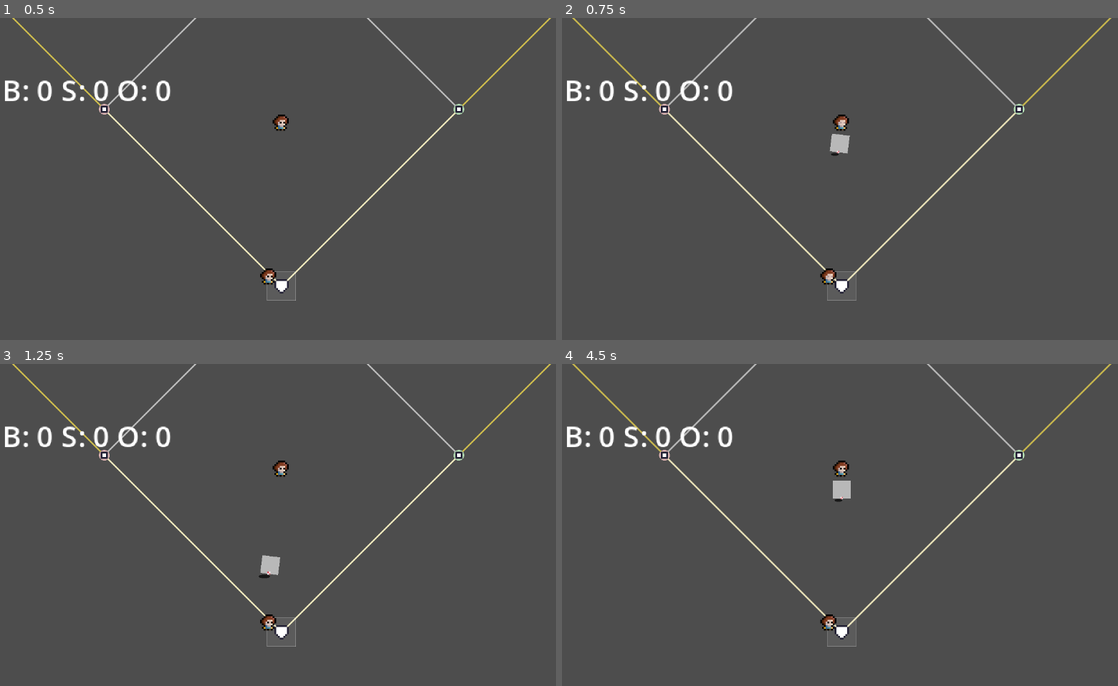
Above: before the commit, frames 1-4 (two rows, left to right).
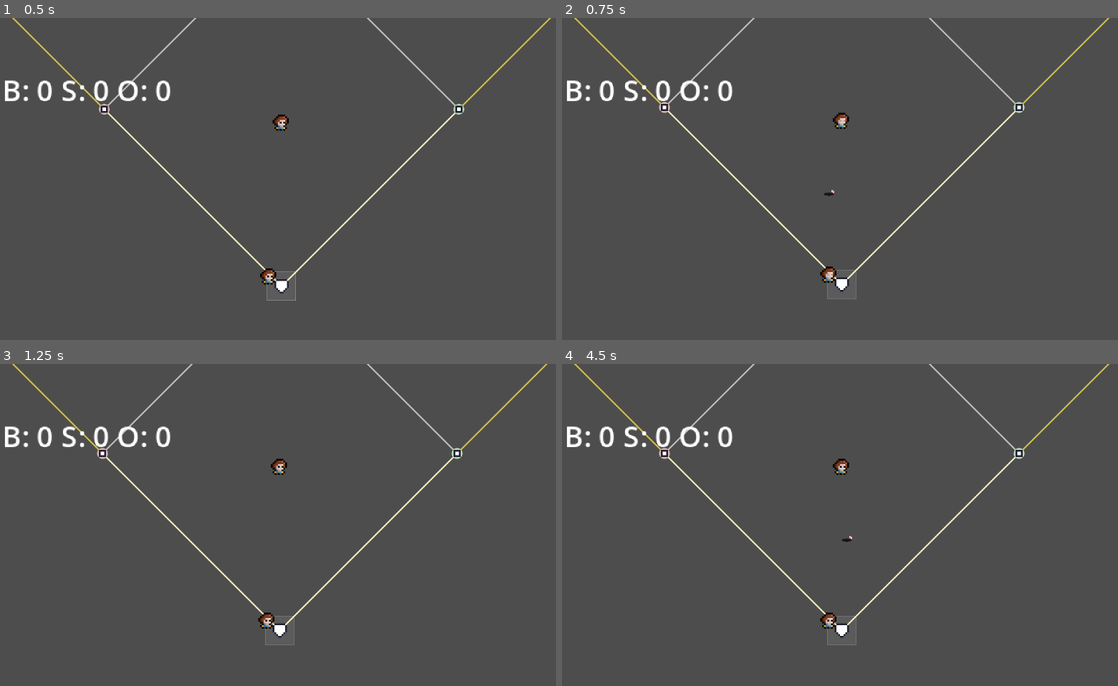
Above: after the commit, the same moments.

Repository: LunchBoxValley/base_quest
Game: Godot game, scene res://scenes/main/main.tscn
The game is run twice, just before and just after one commit, with the same random seed, the same clock (stepped at 60 frames per second) and the same inputs.
Inputs:
- Up to frame 1 (0.5 s): no input
- Up to frame 2 (0.75 s): tap Enter (pitch) at 0.5, 0.6 s
- Up to frame 3 (1.25 s): no input
- Up to frame 4 (4.5 s): tap Enter (pitch) at 1.35, 2.3, 3.05, 3.6, 4.25, 4.35 s; tap X (swing) at 2.1 s; tap Keypad Enter at 2.85 s; tap Space at 3.5 s

Frame 1 is identical in both runs. In frame 2, 2.2% of the frame differs, in the area x 1-99%, y 0-88%; in frame 3, 1.5%; in frame 4, 2.2%.

Commit message:
update 13
updated hits

Diff:
--- a/entities/batter/batter.gd
+++ b/entities/batter/batter.gd
@@ -41,6 +41,7 @@
 @export var non_foul_side_scale: float = 0.55
 @export var min_upward_for_fair: float = 0.25
 
+@export var outfield_min_travel_px: float = 220.0  # threshold to treat liner/fly as outfield
 @export var bat_offset: Vector2 = Vector2(0, -2)
 
 @onready var sprite: AnimatedSprite2D = $Sprite
@@ -148,13 +149,46 @@
 
 	ball.max_travel = max(ball.max_travel, travel)
 
-	# Camera juice + FOLLOW BALL
+	# Camera follow
 	var cam := get_tree().get_first_node_in_group("game_camera")
 	if cam:
 		if cam.has_method("kick"):
 			cam.kick(2.0, 0.12)
 		if cam.has_method("follow_target"):
-			cam.follow_target(ball, true)   # <— snap to ball and follow until out_of_play
+			cam.follow_target(ball, true)
+
+	# —— Conditional JUICE ——
+	var is_hr = (profile.label == "blast")
+	var is_outfield = (not force_foul) and (
+		profile.label == "blast" or profile.label == "fly" or
+		(profile.label == "liner" and travel >= outfield_min_travel_px)
+	)
+
+	if is_hr and cam:
+		# HR: tiny shake first, then hitstop + trail + subtle pan-out
+		_set_ball_trail(ball, false)  # will enable after shake
+		var tmr := Timer.new()
+		tmr.one_shot = true
+		tmr.wait_time = 0.12
+		tmr.ignore_time_scale = true
+		add_child(tmr)
+		tmr.timeout.connect(func():
+			_set_ball_trail(ball, true)
+			if cam.has_method("hitstop"):
+				cam.hitstop(0.07)
+			if cam.has_method("hr_pan_out_and_back"):
+				cam.hr_pan_out_and_back(0.95, 0.25, 0.18)
+			tmr.queue_free()
+		)
+		tmr.start()
+	elif is_outfield and cam:
+		# Outfield (non-HR): quick hitstop + trail
+		_set_ball_trail(ball, true)
+		if cam.has_method("hitstop"):
+			cam.hitstop(0.05)
+	else:
+		# Infield / foul / grounder: no hitstop, no trail
+		_set_ball_trail(ball, false)
 
 	hit.emit()
 
@@ -162,6 +196,15 @@
 	var judge := get_tree().get_first_node_in_group("field_judge")
 	if judge and judge.has_method("track_batted_ball"):
 		judge.track_batted_ball(ball)
+
+func _set_ball_trail(ball: Node, on: bool) -> void:
+	if ball == null:
+		return
+	var trail := ball.get_node_or_null("Trail")
+	if trail and (trail is Line2D):
+		(trail as Line2D).visible = on
+		if not on:
+			(trail as Line2D).clear_points()
 
 func _get_method_argc(obj: Object, name: String) -> int:
 	var list := obj.get_method_list()
--- a/entities/pitcher/pitcher.gd
+++ b/entities/pitcher/pitcher.gd
@@ -22,6 +22,9 @@
 # ---------- Camera juice ----------
 @export var charge_zoom_in_mul: float = 1.20   # ≥1.0 zooms IN (20% closer)
 @export var zoom_snap_time: float = 0.10
+
+# ---------- Trail on fast pitch ----------
+@export var fast_pitch_trail_threshold: float = 0.85  # fraction of full charge to show trail
 
 # ---------- Internal state ----------
 var _hand: Node2D
@@ -81,7 +84,6 @@
 	if _cam:
 		_cam_zoom_base = _cam.zoom
 		if _cam.has_method("begin_charge_focus"):
-			# snap = true to remove any lingering offset immediately
 			_cam.call("begin_charge_focus", self, true)
 
 	if _fx:
@@ -137,6 +139,14 @@
 	if b is Ball:
 		_current_ball = b
 
+	# Fastball trail hint (only near full power)
+	var show_trail = power_t >= clamp(fast_pitch_trail_threshold, 0.0, 1.0)
+	var trail := b.get_node_or_null("Trail")
+	if trail and (trail is Line2D):
+		(trail as Line2D).visible = show_trail
+		if not show_trail:
+			(trail as Line2D).clear_points()
+
 	# Lock mound until play ends
 	_play_locked = true
 	_hook_ball_end(b)
@@ -172,7 +182,7 @@
 	if _fx:
 		_fx.visible = false
 		_fx.emitting = false
-	# camera returns to default via GameCamera's follow logic
+	# camera returns to default via GameCamera
 
 # ---------------------- Camera juice ----------------------
 func _apply_charge_zoom() -> void:
--- a/scenes/main/camera_2d.gd
+++ b/scenes/main/camera_2d.gd
@@ -1,11 +1,10 @@
-# res://systems/GameCamera.gd
 extends Camera2D
 class_name GameCamera
 
 @export var enable_on_start: bool = true
 
 @export_group("Targets & Offsets")
-@export var default_target_path: NodePath                 # e.g., Pitcher node or a MoundFocus marker
+@export var default_target_path: NodePath                 # e.g., Pitcher or a MoundFocus marker
 @export var default_offset: Vector2 = Vector2(0, -60)     # pre-pitch framing (pitcher ~1/3 from top)
 @export var follow_ball_offset: Vector2 = Vector2.ZERO    # usually centered on ball
 @export var charge_focus_offset: Vector2 = Vector2.ZERO   # EXACT center on pitcher while charging
@@ -17,8 +16,8 @@
 
 @export_group("World Bounds")
 @export var bounds_enabled: bool = true
-@export var bounds_rect: Rect2 = Rect2(Vector2.ZERO, Vector2(640, 360))  # your 640×360 field
-@export var clamp_during_charge: bool = false             # usually FALSE to avoid offset while zooming in
+@export var bounds_rect: Rect2 = Rect2(Vector2.ZERO, Vector2(640, 360))  # field size 640×360
+@export var clamp_during_charge: bool = false             # FALSE to avoid offset while zooming in
 
 @export_group("Follow Overscroll")
 @export var follow_overscroll_enabled: bool = true        # allow camera to go a bit beyond bounds when following ball
@@ -43,6 +42,10 @@
 var _shake_t: float = 0.0
 var _shake_dur: float = 0.0
 var _shake_amp: float = 0.0
+
+# Hitstop support
+var _hitstop_timer: Timer = null
+var _timescale_before: float = 1.0
 
 func _ready() -> void:
 	enabled = enable_on_start
@@ -177,6 +180,40 @@
 	_shake_dur = max(0.0001, duration)
 	_shake_t = _shake_dur
 
+# --- Hitstop (global timescale dip with ignore_time_scale timer) ---
+func hitstop(duration: float = 0.06) -> void:
+	_cancel_hitstop()
+	_timescale_before = Engine.time_scale
+	Engine.time_scale = 0.05
+	_hitstop_timer = Timer.new()
+	_hitstop_timer.one_shot = true
+	_hitstop_timer.wait_time = max(0.0001, duration)
+	_hitstop_timer.ignore_time_scale = true
+	add_child(_hitstop_timer)
+	_hitstop_timer.timeout.connect(_end_hitstop)
+	_hitstop_timer.start()
+
+func _end_hitstop() -> void:
+	Engine.time_scale = _timescale_before
+	if _hitstop_timer:
+		_hitstop_timer.queue_free()
+		_hitstop_timer = null
+
+func _cancel_hitstop() -> void:
+	Engine.time_scale = _timescale_before
+	if _hitstop_timer:
+		_hitstop_timer.stop()
+		_hitstop_timer.queue_free()
+		_hitstop_timer = null
+
+# --- HR-specific subtle pan out and back (zoom < 1.0 = farther) ---
+func hr_pan_out_and_back(pan_out_mul: float = 0.94, tween_time: float = 0.25, hold_time: float = 0.20) -> void:
+	var base := zoom
+	var tw := create_tween().set_trans(Tween.TRANS_SINE).set_ease(Tween.EASE_OUT)
+	tw.tween_property(self, "zoom", base * pan_out_mul, tween_time)
+	tw.tween_interval(hold_time)
+	tw.tween_property(self, "zoom", base, tween_time)
+
 # -------- Post-play sequencing --------
 func _on_followed_ball_over() -> void:
 	_ball_following = null
--- a/scenes/main/main.tscn
+++ b/scenes/main/main.tscn
@@ -22,7 +22,6 @@
 
 [node name="Camera2D" type="Camera2D" parent="."]
 script = ExtResource("1_k2fmo")
-default_target_path = NodePath("../Entities/Pitcher")
 charge_focus_offset = Vector2(0, 30)
 follow_overscroll_pad = Vector2(640, 320)
 
@@ -41,8 +40,6 @@
 hand_path = NodePath("Hand")
 camera_path = NodePath("../../Camera2D")
 pitch_charge_path = NodePath("Hand/PitchCharge")
-speed_min = 80.0
-speed_max = 100.0
 
 [node name="PitchCharge" parent="Entities/Pitcher/Hand" index="0"]
 z_index = 40
